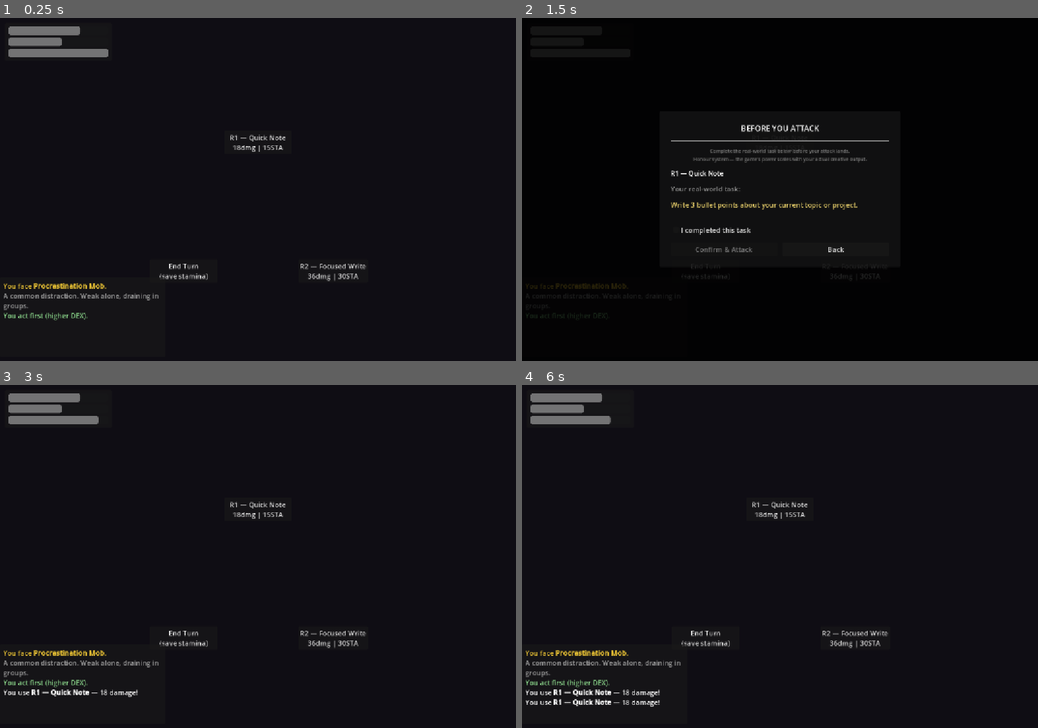
Above: before the commit, frames 1-4 (two rows, left to right).
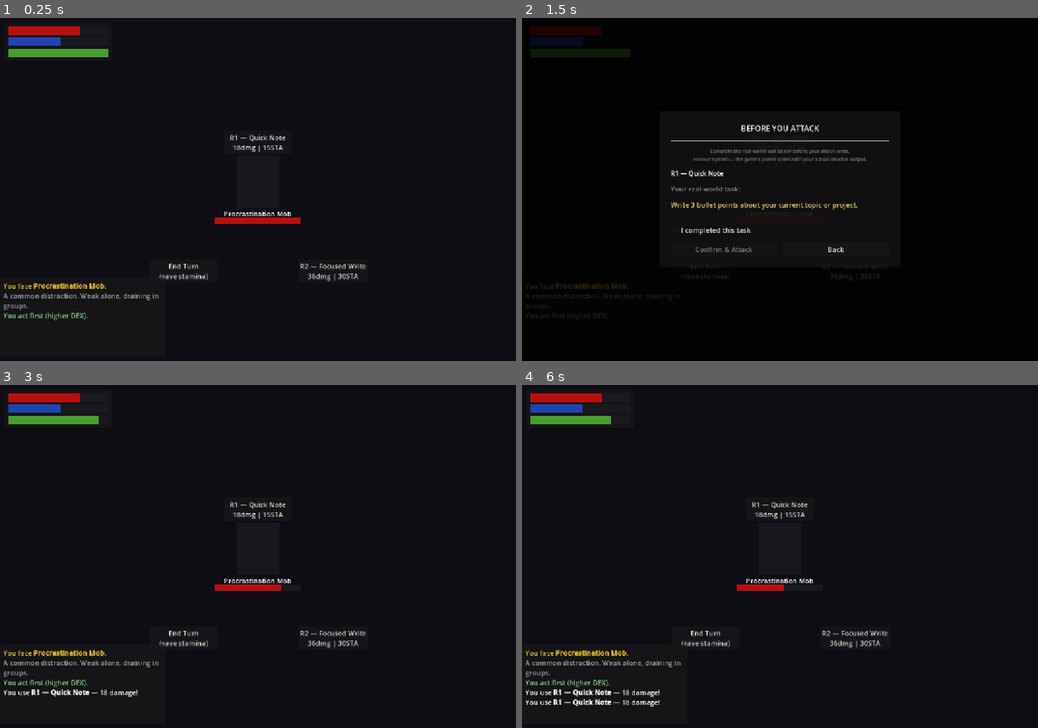
Above: after the commit, the same moments.

Repository: WRCIECH/online-ring
Game: Godot game, scene res://scenes/combat/combat.tscn
Same seed, same stepped clock (60 frames per second), same inputs: the game is played once before the commit and once after it. This scene is started directly instead of the project's main scene.
Inputs:
- Up to frame 1 (0.25 s): no input
- Up to frame 2 (1.5 s): click "R1 — Quick Note 18dmg | 15STA" at 0.5 s; click "R2 — Focused Write 36dmg | 30…" at 1.25 s
- Up to frame 3 (3 s): click "I completed this task" at 2 s; click "Confirm & Attack" at 2.75 s
- Up to frame 4 (6 s): click "R1 — Quick Note 18dmg | 15STA" at 3.5 s; click "R2 — Focused Write 36dmg | 30…" at 4.25 s; click "I completed this task" at 5 s; click "Confirm & Attack" at 5.75 s

The runs differ from the first frame. In frame 1, 1.6% of the frame differs, in the area x 1-59%, y 2-61%; in frame 2, less than 0.1%; in frame 3, 1.4%; in frame 4, 1.3%.
Error before the commit: Invalid assignment of property or key 'max_value' with value of type 'int' on a base object of type 'previously freed'. (res://scripts/combat/combat_scene.gd:5…

Commit message:
Fix gray bars and freed-node crash in combat UI
Bug 1 — gray stat bars:
  add_theme_color_override('fill_color_modulate') is not a valid ProgressBar
  theme property in Godot 4.6. Replace with StyleBoxFlat overrides on the
  'fill' and 'background' slots via new _apply_bar_color() helper.
  Both _progress_bar() and _thick_bar() now call this helper.

Bug 2 — 'previously freed' crash on attack:
  _clear_options() iterated _ring_container children and freed everything
  except _phase_lbl. But enemy visual/name/HP bar/status box/move label
  are also children of _ring_container, so they were freed every turn.
  Fix: add _buttons_container (Control, MOUSE_FILTER_IGNORE) as a dedicated
  sub-node of _ring_container for transient ring buttons only.
  _clear_options(), _btn(), _populate_ring() all target _buttons_container.
  Permanent enemy-info nodes stay as siblings in _ring_container and are
  never touched by _clear_options().

Co-Authored-By: Claude Sonnet 4.6 <noreply@anthropic.com>

Diff:
--- a/scripts/combat/combat_scene.gd
+++ b/scripts/combat/combat_scene.gd
@@ -52,7 +52,8 @@
 var _enemy_move_lbl:  Label
 var _log:             RichTextLabel
 var _phase_lbl:       Label
-var _ring_container:  Control      # parent for ring-menu buttons
+var _ring_container:   Control      # holds permanent enemy info + _buttons_container
+var _buttons_container: Control     # holds only the transient ring buttons
 var _player_hp_bar:   ProgressBar
 var _player_sta_bar:  ProgressBar
 var _player_fp_bar:   ProgressBar
@@ -522,9 +523,8 @@
 	_log.scroll_to_line(_log.get_line_count())
 
 func _clear_options() -> void:
-	for child in _ring_container.get_children():
-		if child != _phase_lbl:
-			child.queue_free()
+	for child in _buttons_container.get_children():
+		child.queue_free()
 
 # Single button (used for end-state labels like "Return to Map")
 func _btn(label: String, callback: Callable, disabled: bool = false) -> void:
@@ -535,7 +535,7 @@
 	b.custom_minimum_size = Vector2(200, 54)
 	b.position = RING_CENTER - Vector2(100, 27)
 	b.pressed.connect(callback)
-	_ring_container.add_child(b)
+	_buttons_container.add_child(b)
 
 # Ring-menu: items = [{label, callback, disabled?}, ...]
 func _populate_ring(items: Array) -> void:
@@ -552,7 +552,7 @@
 		b.custom_minimum_size = Vector2(RING_BTN_W, RING_BTN_H)
 		b.position       = center - Vector2(RING_BTN_W, RING_BTN_H) / 2.0
 		b.pressed.connect(items[i].callback)
-		_ring_container.add_child(b)
+		_buttons_container.add_child(b)
 
 # ── UI construction ───────────────────────────────────────────────────────────
 
@@ -594,7 +594,7 @@
 	var bar := ProgressBar.new()
 	bar.show_percentage = false
 	bar.custom_minimum_size = Vector2(230, 20)
-	bar.add_theme_color_override("fill_color_modulate", color)
+	_apply_bar_color(bar, color)
 	return bar
 
 # ── Ring menu — centre (enemy info lives here too) ────────────────────────────
@@ -604,6 +604,12 @@
 	_ring_container.set_anchors_and_offsets_preset(Control.PRESET_FULL_RECT)
 	_ring_container.mouse_filter = Control.MOUSE_FILTER_IGNORE
 	add_child(_ring_container)
+
+	# Dedicated sub-container for transient ring buttons (cleared each turn)
+	_buttons_container = Control.new()
+	_buttons_container.set_anchors_and_offsets_preset(Control.PRESET_FULL_RECT)
+	_buttons_container.mouse_filter = Control.MOUSE_FILTER_IGNORE
+	_ring_container.add_child(_buttons_container)
 
 	# _phase_lbl kept as invisible node — code still writes to it harmlessly
 	_phase_lbl = Label.new()
@@ -781,5 +787,13 @@
 	var bar := ProgressBar.new()
 	bar.show_percentage = false
 	bar.custom_minimum_size.y = 14
-	bar.add_theme_color_override("fill_color_modulate", color)
+	_apply_bar_color(bar, color)
 	return bar
+
+func _apply_bar_color(bar: ProgressBar, color: Color) -> void:
+	var fill := StyleBoxFlat.new()
+	fill.bg_color = color
+	bar.add_theme_stylebox_override("fill", fill)
+	var bg := StyleBoxFlat.new()
+	bg.bg_color = Color(0.10, 0.10, 0.12)
+	bar.add_theme_stylebox_override("background", bg)
